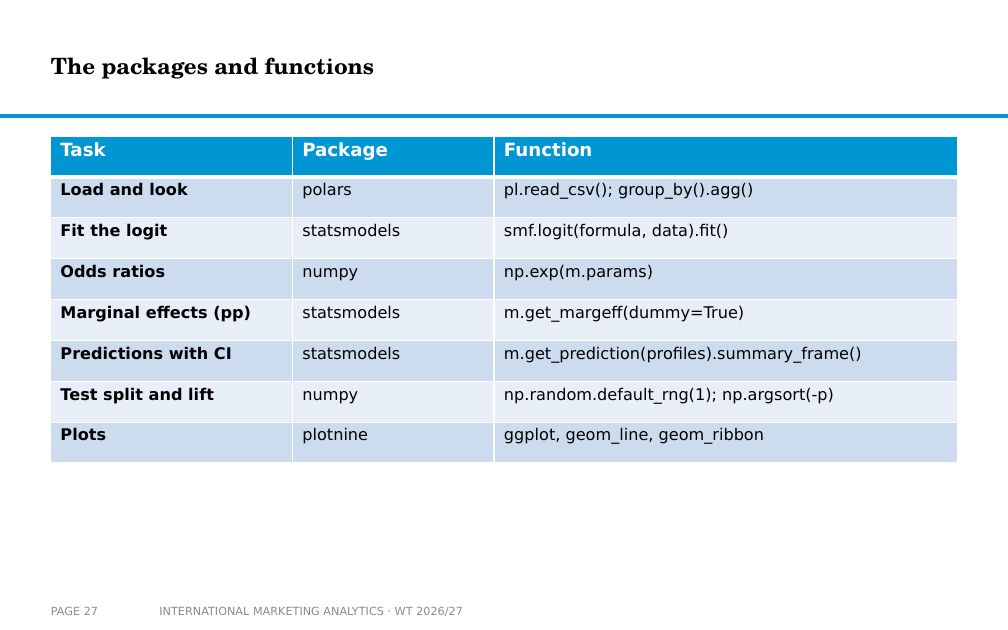
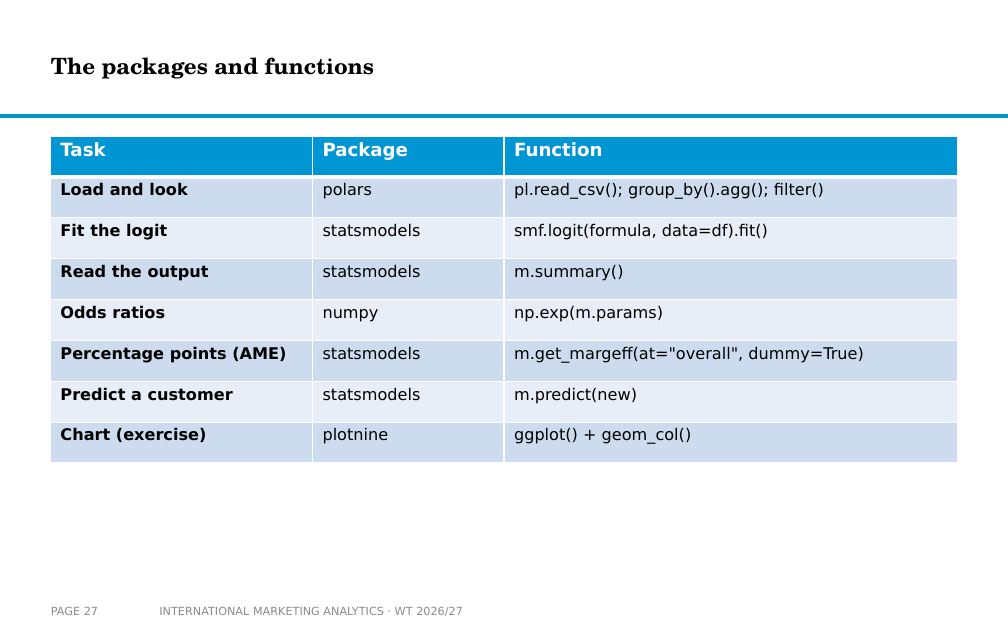
Before and after one commit to arnefloh-wu/international-marketing-analytics-teaching, a slide deck: slide 27 of slides/logistic-regression-in-international-marketing_WT26-27.pptx. Drawn at 1008x630 pixels with LibreOffice and Linux fonts; fonts in the diff are those of the drawing; background and template pictures are left out. Boxes give left, top, right and bottom in pixels: in the first picture for what was removed or moved away, otherwise in the second. Text is boxed around its words. In the diff, an @@ line names an element or a change of style, - is before the commit and + after.

```diff
--- a/slides/logistic-regression-in-international-marketing_WT26-27.pptx
+++ b/slides/logistic-regression-in-international-marketing_WT26-27.pptx
@@ table at bbox=[50, 136, 958, 463] @@
-row 2: Load and look | polars | pl.read_csv(); group_by().agg()
-row 3: Fit the logit | statsmodels | smf.logit(formula, data).fit()
+row 2: Load and look | polars | pl.read_csv(); group_by().agg(); filter()
+row 3: Fit the logit | statsmodels | smf.logit(formula, data=df).fit()
+row 4: Read the output | statsmodels | m.summary()
-row 5: Marginal effects (pp) | statsmodels | m.get_margeff(dummy=True)
-row 6: Predictions with CI | statsmodels | m.get_prediction(profiles).summary_frame()
-row 7: Test split and lift | numpy | np.random.default_rng(1); np.argsort(-p)
-row 8: Plots | plotnine | ggplot, geom_line, geom_ribbon
+row 6: Percentage points (AME) | statsmodels | m.get_margeff(at="overall", dummy=True)
+row 7: Predict a customer | statsmodels | m.predict(new)
+row 8: Chart (exercise) | plotnine | ggplot() + geom_col()
```
Also in this commit, not shown: 6 other slides changed, 9 slides added, 3 slides removed, 3 other files.
